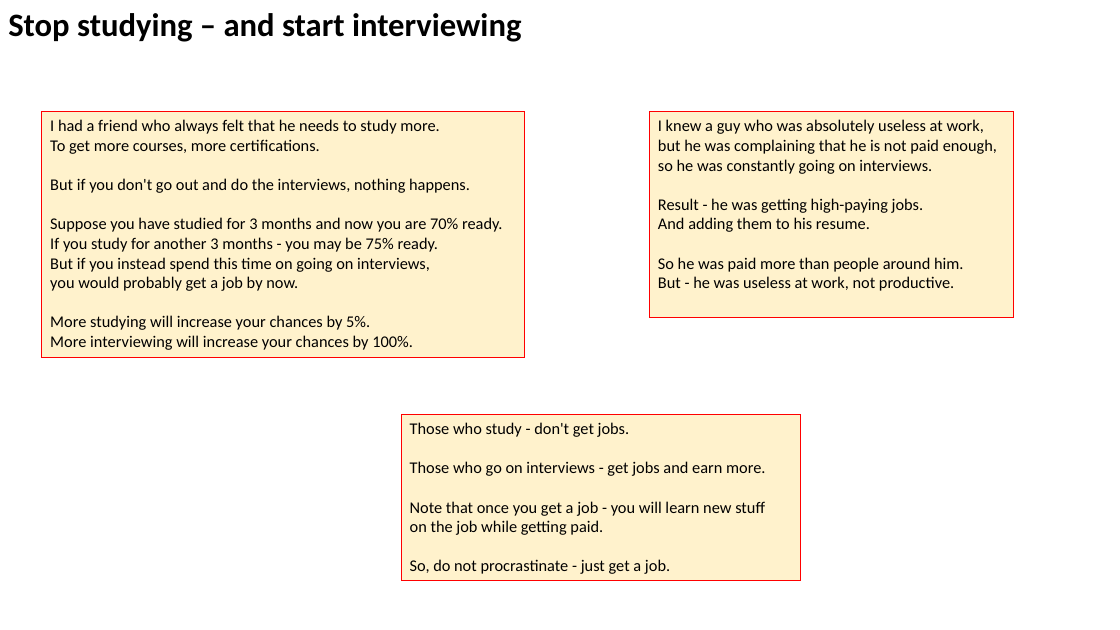
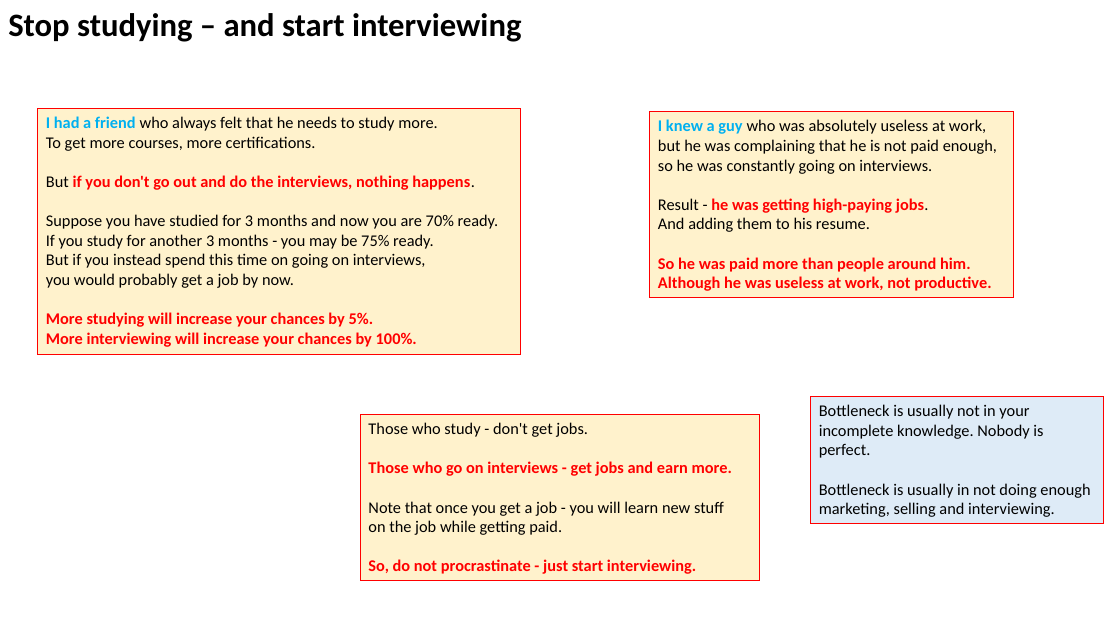
Before and after one commit to lselector/marketing, a slide deck: slide 5 of Job_Searching.pptx. Drawn at 1120x630 pixels with LibreOffice and Linux fonts; fonts in the diff are those of the drawing. Boxes give left, top, right and bottom in pixels: in the first picture for what was removed or moved away, otherwise in the second. Text is boxed around its words. In the diff, an @@ line names an element or a change of style, - is before the commit and + after.

```diff
--- a/Job_Searching.pptx
+++ b/Job_Searching.pptx
@@ rectangle "I had a friend who ...": place and size @@
-rectangle "I had a friend who ..." at (42, 112, 525, 358)
+rectangle "I had a friend who ..." at (38, 108, 521, 355)
@@ text in rectangle at (46, 116, 475, 347): text colour #000000 to #00B0F0 in "I had a friend"; bold on in "I had a friend", "if you don't go out and do ...", "More studying will increase your chances by ...", "More interviewing will increase your chances by ..."; text colour #000000 to #FF0000 in "if you don't go out and do ...", "More studying will increase your chances by ...", "More interviewing will increase your chances by ..." @@
@@ rectangle "I knew a guy who ...": place and size @@
-rectangle "I knew a guy who ..." at (649, 112, 1014, 318)
+rectangle "I knew a guy who ..." at (649, 112, 1014, 298)
@@ text in rectangle at (658, 119, 986, 272): text colour #000000 to #00B0F0 in "I knew a guy"; bold on in "I knew a guy", "he was getting high-paying jobs.", "So he was paid more than people ..."; text colour #000000 to #FF0000 in "he was getting high-paying jobs.", "So he was paid more than people ..." @@
@@ text in rectangle at (658, 276, 991, 291): text changed; text colour #000000 to #FF0000; bold on @@
-But - he was useless at work, not productive.
+Although he was useless at work, not productive.
@@ rectangle "Those who study - don't ...": place and size @@
-rectangle "Those who study - don't ..." at (402, 414, 802, 581)
+rectangle "Those who study - don't ..." at (360, 414, 760, 581)
@@ rectangle added at (811, 397, 1104, 523), fill #DEEBF7, outline #FF0000 0.75 pt, 14 pt, text #000000 @@
+Bottleneck is usually not in your incomplete knowledge. Nobody is perfect.
+Bottleneck is usually in not doing enough marketing, selling and interviewing.
@@ text in rectangle at (368, 461, 732, 476): text colour #000000 to #FF0000, bold on in "Those who go on interviews - get ..." @@
@@ text in rectangle at (368, 559, 696, 574): text changed; text colour #000000 to #FF0000; bold on @@
-So, do not procrastinate - just get a job.
+So, do not procrastinate - just start interviewing.
```
Also in this commit, not shown: 10 other slides changed, 2 slides added.
